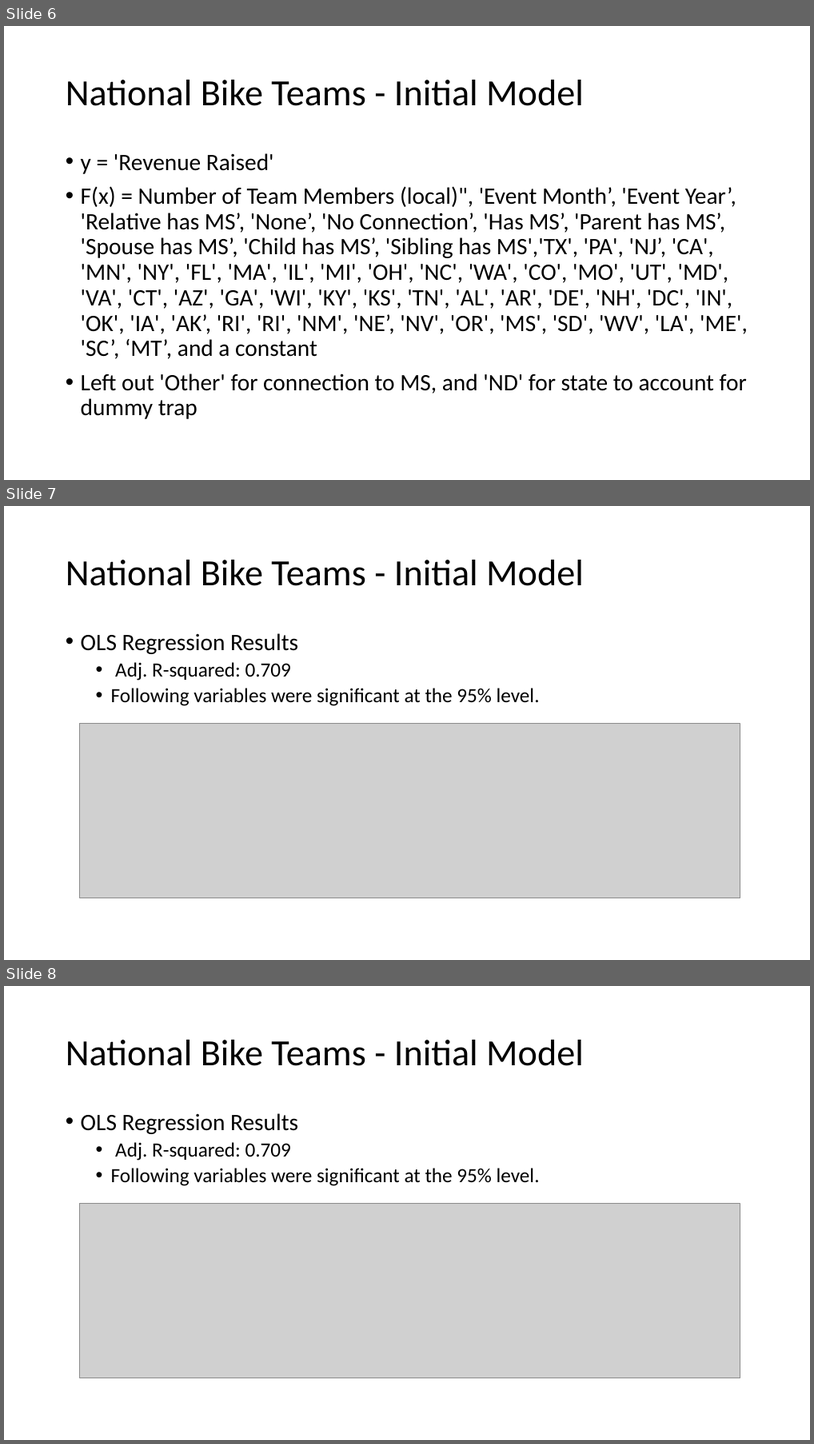
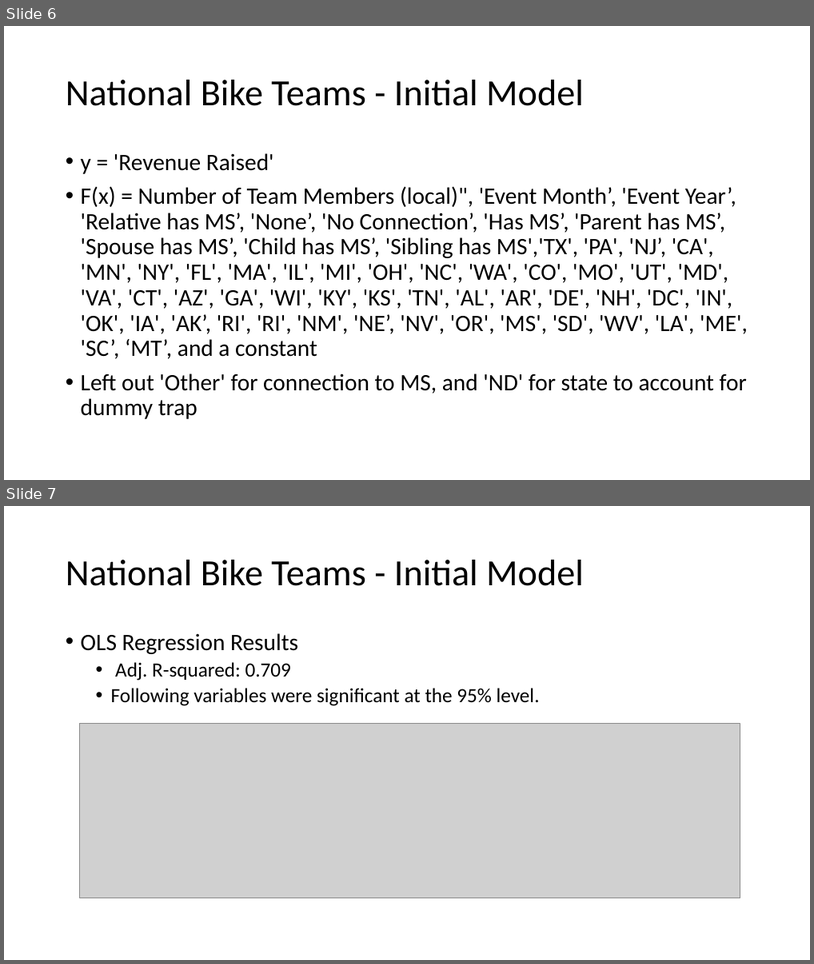
Before and after one commit to mills-jeffreyb/GENBA894, a slide deck: Mills_Jeff_CapstoneProject_Presentation_Revised Models.pptx. Shown one above the other, each under a label of ours: slides 6, 7 and 8 before the commit, slides 6 and 7 after it. The pictures are 814x1444 and 814x964 pixels, drawn with LibreOffice and Linux fonts; fonts in the diff are those of the drawing; grey boxes stand for pictures. Boxes give left, top, right and bottom in pixels: in the first picture for what was removed or moved away, otherwise in the second. Text is boxed around its words. In the diff, an @@ line names an element or a change of style, - is before the commit and + after.

```diff
--- a/Mills_Jeff_CapstoneProject_Presentation_Revised Models.pptx
+++ b/Mills_Jeff_CapstoneProject_Presentation_Revised Models.pptx
@@ slide 7 removed at (x1=4, y1=506, x2=810, y2=960), background #FFFFFF @@
@@ title removed at (x1=66, y1=560, x2=584, y2=586) @@
-National Bike Teams - Initial Model
@@ text removed at (x1=81, y1=633, x2=540, y2=706) @@
-• OLS Regression Results
-  • Adj. R-squared: 0.709
-  • Following variables were significant at the 95% level.
@@ picture removed at (x1=80, y1=723, x2=740, y2=897) @@
@@ what was slide 8 is now slide 7 @@
```
Also in this commit, not shown: 3 slides changed.
